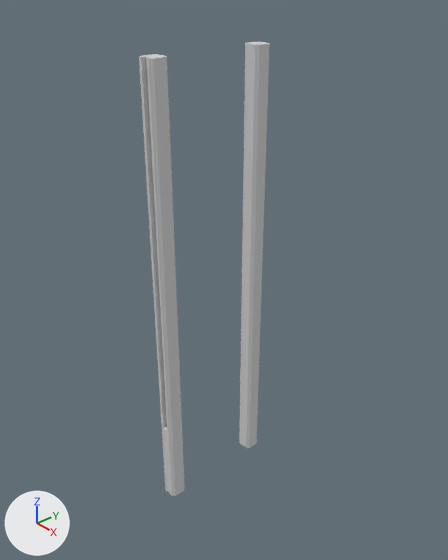
An edit to the Blender file ViviendaSistemaPrefaHolcim.blend, drawn before and after from the same camera.
Before and after are seen from a 50 mm lens placed at (5.66, -5.48, 4.16), pointed at (-0.26, -0.23, -0.07). Every picture has the same lights, and +X, +Y and +Z are marked at lower left.

The first picture shows 'ColTipoA', 'ColTipoB'.
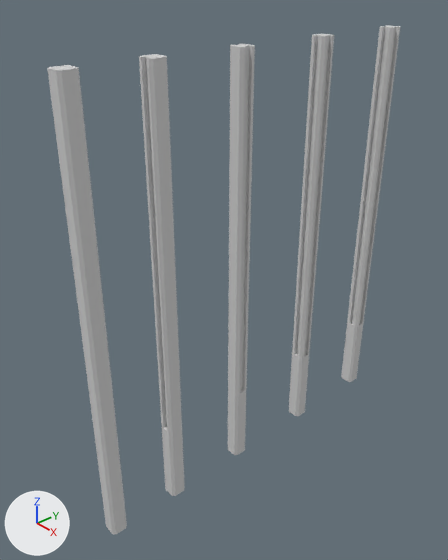
Commit message: Prefa Holcim Starter only columns ...

What differs and where, as boxes [x1, y1, x2, y2] in the pictures (448 x 560 px):
'ColTipoA', moved
    before: [239, 42, 270, 448]
    after: [47, 65, 127, 534]
'ColTipoC', added
    after: [228, 44, 255, 455]
'ColTipoD', added
    after: [289, 34, 334, 416]
'ColTipoE', added
    after: [341, 25, 400, 382]

The change, as a list of edits to the scene's bpy script:
```text
Add mat_material_000:
    mat_material_000 = diffuse_material('Material.000')
    mat_material_000.base_color = (0.64, 0.64, 0.64)  # light grey #d1d1d1
Add mat_material_002:
    mat_material_002 = diffuse_material('Material.002')
    mat_material_002.base_color = (0.64, 0.64, 0.64)  # light grey #d1d1d1
Add mat_material_004:
    mat_material_004 = diffuse_material('Material.004')
    mat_material_004.base_color = (0.64, 0.64, 0.64)  # light grey #d1d1d1
Add me_coltipoc_cube:
    me_coltipoc_cube.from_pydata(...)  # 60 vertices, 54 faces; spans x -0.13..0.13, y -3.15..3.15, z -0.12..0.12
    me_coltipoc_cube.materials.append(mat_material_000)  # its picture is missing
Add me_coltipob_cube_001:
    me_coltipob_cube_001.from_pydata(...)  # 102 vertices, 87 faces; spans x -0.12..0.12, y -3.15..3.15, z -0.12..0.12
    me_coltipob_cube_001.materials.append(mat_material_002)  # its picture is missing
Add me_coltipob_cube_002:
    me_coltipob_cube_002.from_pydata(...)  # 132 vertices, 111 faces; spans x -0.12..0.12, y -3.15..3.15, z -0.12..0.12
    me_coltipob_cube_002.materials.append(mat_material_004)  # its picture is missing
Change ob_coltipoa:
    ob_coltipoa.location: (0.0, 0.08, 0.0) -> (0.0, -2.52, 0.0)
Add ob_coltipoc:
    ob_coltipoc = bpy.data.objects.new('ColTipoC', me_coltipoc_cube)
    ob_coltipoc.location = (0.0, -0.18, 0.0)
    ob_coltipoc.rotation_euler = (1.571, 0.0, 0.0)  # degrees (90, 0, 0)
Add ob_coltipod:
    ob_coltipod = bpy.data.objects.new('ColTipoD', me_coltipob_cube_001)
    ob_coltipod.location = (0.0, 1.27, 0.0)
    ob_coltipod.rotation_euler = (1.571, 0.0, 0.0)  # degrees (90, 0, 0)
Add ob_coltipoe:
    ob_coltipoe = bpy.data.objects.new('ColTipoE', me_coltipob_cube_002)
    ob_coltipoe.location = (0.0, 2.76, 0.0)
    ob_coltipoe.rotation_euler = (1.571, 0.0, 0.0)  # degrees (90, 0, 0)
```
